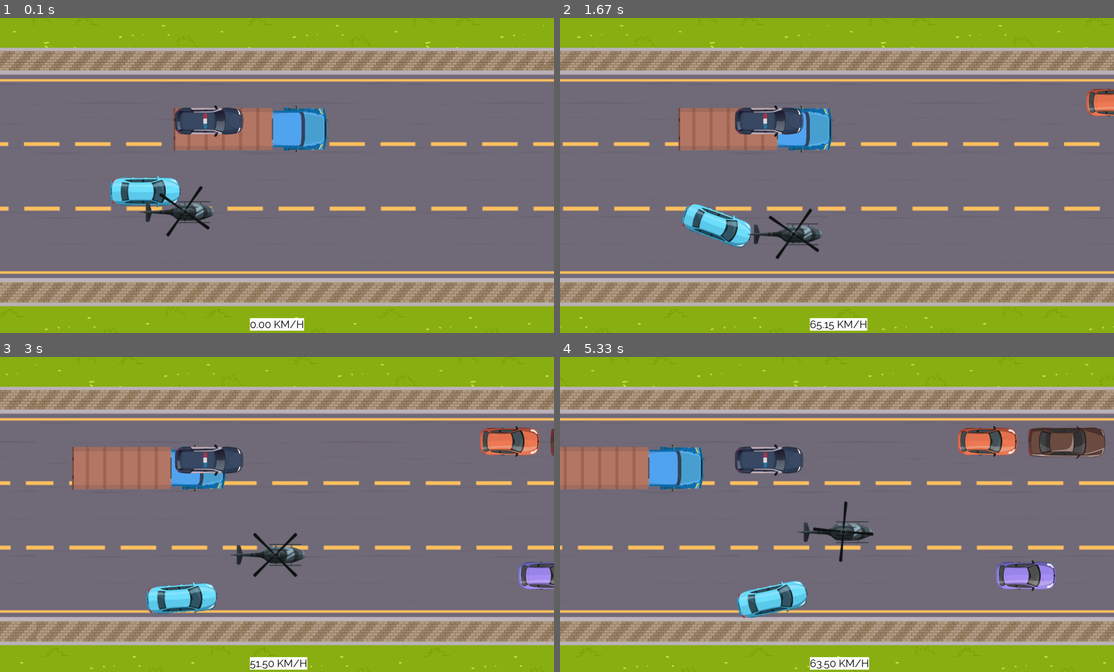
Above: before the commit, frames 1-4 (two rows, left to right).
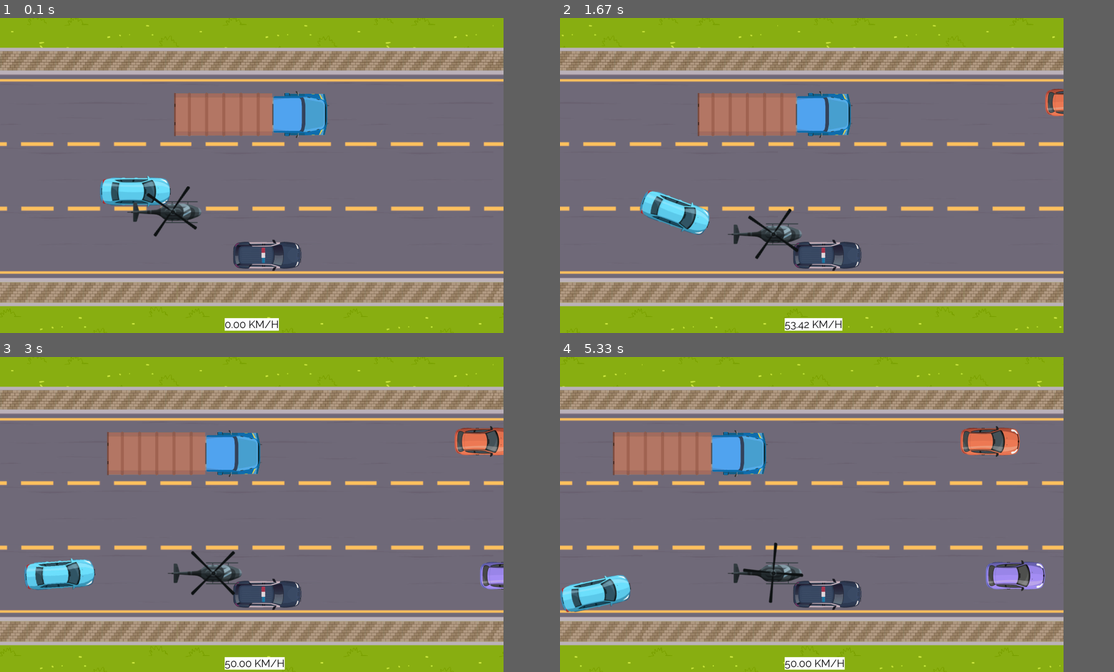
Above: after the commit, the same moments.

Repository: AdamJ77/highway-pygame
Game: pygame game, started from main_speeding.py
Same seed, same stepped clock (60 frames per second), same inputs: the game is played once before the commit and once after it.
Inputs:
- Up to frame 1 (0.1 s): no input
- Up to frame 2 (1.67 s): tap Q at 0.33 s; hold D 0.67-1.13 s; tap Space at 0.73, 1.03, 1.23, 1.57 s; hold W 1.17-1.47 s; hold D from 1.5 s (still down)
- Up to frame 3 (3 s): tap Space at 1.87, 2.07, 2.37, 2.63, 2.97 s; release D at 1.97 s; hold A 2-2.53 s; hold S 2.57-2.87 s; hold A from 2.9 s (still down)
- Up to frame 4 (5.33 s): tap Space at 3.27, 3.4, 3.8, 4.1, 4.47, 5.2 s; release A at 3.3 s; hold W 3.33-3.7 s; hold D 3.73-4.37 s; hold S 4.4-4.77 s; tap Q at 4.8 s; hold A from 5.13 s (still down)
In our replay, the window is 900x511 before the commit and 818x511 after it. These sizes can differ from the game's own. Grey fills any space a smaller window leaves; there, only what the larger window draws over its background counts as a difference.

The runs differ from the first frame. In frame 1, 15% of the frame differs, in the area x 0-100%, y 0-100%; in frame 2, 18%; in frame 3, 20%; in frame 4, 22%.

Commit message:
Minor game changes

Diff:
--- a/class_player.py
+++ b/class_player.py
@@ -20,18 +20,28 @@
         self.brakes_light = False
         self.brake_model = BRAKE_LIGHTS
         self.speed_x = SPEED_PLAYER
-        self.speed_y = self.speed_x * self.get_tan_abs(self.rotation)
+        self.speed_y = (self.speed_x + SCROLL_SPEED) * self.get_tan_abs(self.rotation)
 
     def get_rect(self):
-        """Create and return Rect object based on self attributes"""
+        """
+        Create and return Rect object based on self attributes
+        Upper rect (red)
+        """
         y_cord = self.y
+        if self.rotation > 0:
+            y_cord += 10
         if self.rotation < 0:
             y_cord = self.y + self.get_height() // 2 * self.get_tan_abs(self.rotation)
         return pg.Rect(self.x + PLAYER_WIDTH // 2, y_cord + 10, self.width // 2, self.height - 15)
 
+        # if self.rotation != 0:
+            # y_cord = self.y + self.get_sin(self.rotation) * self.get_height() // 2
+        # return pg.Rect(self.x + PLAYER_WIDTH // 2, y_cord, self.width // 2, self.height)
+
     def get_rect_2(self):
+        """ Second collision rectangle (blue)"""
         if self.rotation < 0:
-            rect = pg.Rect(self.x + 15 * self.get_tan_abs(self.rotation), self.y + 15 * self.get_tan_abs(self.rotation), PLAYER_WIDTH // 2, self.get_height() // 2)
+            rect = pg.Rect(self.x + 15 * self.get_tan_abs(self.rotation), self.y + 25 * self.get_tan_abs(self.rotation), PLAYER_WIDTH // 2, self.get_height() // 2)
         elif self.rotation > 0:
             rect = pg.Rect(self.x + 15 * self.get_tan_abs(self.rotation), self.y + self.get_height() // 2, PLAYER_WIDTH // 2, self.get_height() // 2 - 15 * self.get_tan_abs(self.rotation))
         else:
@@ -71,28 +81,33 @@
 
     def move_forward(self) -> None:
         """Move car forward depending on the car's rotation"""
-        if self.x + self.speed < WIDTH - PLAYER_WIDTH:
-            self.x += self.speed
-            if self.speed < self.max_speed:
-                self.speed += ACELERATION
+        # if self.get_real_speed() > MAX_SPEED_PLAYER:
+        #     # self.speed_y = MAX_SPEED_PLAYER - self.speed_x
+        #     pass
+        if self.x + self.speed_x < WIDTH - PLAYER_WIDTH:
+            self.x += self.speed_x
+            if self.speed_x < self.max_speed:
+                self.speed_x += ACELERATION
         self.move_sideways()
 
 
     def move_sideways(self) -> None:
         """Move sideways if there is rotation != 0"""
         tan_angle = self.get_tan_abs(self.rotation)
-        y_speed = (self.speed + SCROLL_SPEED) * tan_angle
-        self.y += y_speed if self.rotation <= 0 else -y_speed
+        # Limits max y speed while turning
+        self.speed_y = (self.speed_x + SCROLL_SPEED) * tan_angle if self.speed_y <= MAX_SPEED_PLAYER else MAX_SPEED_PLAYER
+        # y_speed = (self.speed_x + SCROLL_SPEED) * tan_angle
+        self.y += self.speed_y if self.rotation <= 0 else -self.speed_y
 
 
     def no_acceleration(self) -> None:
         """Speed down if no acceleration"""
-        if self.speed > SPEED_PLAYER + 1 and (new_x := self.x + self.speed) < WIDTH - PLAYER_WIDTH:
-            if self.speed - self.decelaration >= SPEED_PLAYER:
-                self.speed -= self.decelaration
+        if self.speed_x > SPEED_PLAYER + 1 and (new_x := self.x + self.speed_x) < WIDTH - PLAYER_WIDTH:
+            if self.speed_x - self.decelaration >= SPEED_PLAYER:
+                self.speed_x -= self.decelaration
                 self.x = new_x
         else:
-            self.speed = SPEED_PLAYER
+            self.speed_x = SPEED_PLAYER
             self.free_decelaration()
         self.move_sideways()
 
@@ -103,10 +118,10 @@
 
     def brake(self) -> None:
         """Massive speed down"""
-        if (new_speed:=self.speed - self.decelaration * 3) >= SPEED_PLAYER:
-                self.speed = new_speed
-                self.x += self.speed
-        elif not self.speed and (new_x:= self.x - BRAKE_DECEL) > 0:
+        if (new_speed:=self.speed_x - self.decelaration * 3) >= SPEED_PLAYER:
+                self.speed_x = new_speed
+                self.x += self.speed_x
+        elif not self.speed_x and (new_x:= self.x - BRAKE_DECEL) > 0:
                 self.x = new_x
         self.move_sideways()
         self.brakes_light = True
--- a/classes_other.py
+++ b/classes_other.py
@@ -94,6 +94,10 @@
         self.move_sideways()
 
     @staticmethod
+    def get_sin(angle) -> float:
+        return math.sin(math.radians(angle))
+
+    @staticmethod
     def get_tan_abs(angle) -> float:
         """Get tangens value of given angle"""
         return math.tan(math.radians(abs(angle)))
@@ -145,6 +149,8 @@
 class Truck(Car):
     def __init__(self) -> None:
         super().__init__()
+        self._x = 600
+        self._y = 250
         self.model = TRUCK_IMAGE
         self.width = TRUCK_WIDTH
         self.height = TRUCK_HEIGHT
@@ -166,6 +172,8 @@
 class Police(Car):
     def __init__(self) -> None:
         super().__init__()
+        self._x: float = 800
+        self._y : float= 760
         self.model = POLICE_CAR_IMAGE
         self.width = POLICE_CAR_WIDTH
         self.height = POLICE_CAR_HEIGHT
--- a/config.py
+++ b/config.py
@@ -3,7 +3,7 @@
 import pygame as pg
 
 # GAME
-WIDTH, HEIGHT = 1900, 1080
+WIDTH, HEIGHT = 1728, 1080
 WIN = pg.display.set_mode((WIDTH, HEIGHT))  # maybe add pg.FULLSCREEN ?
 DRIVING_AREA_SIZE = (HEIGHT//5 - 50, HEIGHT - 160)
 
@@ -18,7 +18,7 @@
 MAX_SPEED_PLAYER = 15
 ACELERATION = 0.15
 SPEED_CAR_SIDEWAYS = 5
-FRICTION_DECEL = 0.5     # decelaration caused by friction and no acceleration
+FRICTION_DECEL = 0.33     # deceleration caused by friction and no acceleration
 BRAKE_DECEL = 10
 
 ANGLE_ROTATE = 2
--- a/main_speeding.py
+++ b/main_speeding.py
@@ -1,7 +1,6 @@
-
 import math
 import random
-from typing import Optional, Union
+from typing import Optional, Union, Tuple, Any
 
 import numpy as np
 import pygame as pg
@@ -23,13 +22,13 @@
 
 # PLAYER HANDLING
 def input_player(
-    player: Player,
-    police_car: Police,
-    traffic_cars,
-    upper_b,
-    lower_b,
-    q_key: bool
-    ) -> None:
+        player: Player,
+        police_car: Police,
+        traffic_cars,
+        upper_b,
+        lower_b,
+        q_key: bool
+) -> bool:
     """
     Handle player's keyboard event
     """
@@ -63,30 +62,30 @@
 
 
 def draw_rect(
-    player: Player,
-    traffic_cars: np.array,
-    upper_b: pg.Rect,
-    lower_b: pg.Rect,
-    q_key: bool
-    ) -> None:
+        player: Player,
+        traffic_cars: np.array,
+        upper_b: pg.Rect,
+        lower_b: pg.Rect,
+        q_key: bool
+) -> None:
     """
     Draw pg.Rect objects of traffic cars & player
     """
     if not q_key:
-        AREA_SURFACE.fill(pg.Color(0,0,0,0))
+        AREA_SURFACE.fill(pg.Color(0, 0, 0, 0))
         return
 
-    AREA_SURFACE.fill(pg.Color(0,0,0,0))
+    AREA_SURFACE.fill(pg.Color(0, 0, 0, 0))
     for car in traffic_cars:
         car_rect = car.get_rect()
-        pg.draw.rect(AREA_SURFACE, (255,255,255), car_rect, 1)
+        pg.draw.rect(AREA_SURFACE, (255, 255, 255), car_rect, 1)
 
     rect_player = player.get_rect()
     rect_player_2 = player.get_rect_2()
     pg.draw.rect(AREA_SURFACE, (255, 0, 0), rect_player, 2)
     pg.draw.rect(AREA_SURFACE, (0, 0, 255), rect_player_2, 2)
-    pg.draw.rect(AREA_SURFACE, (127, 127, 127), upper_b, 1 )
-    pg.draw.rect(AREA_SURFACE, (127, 127, 127), lower_b, 1 )
+    pg.draw.rect(AREA_SURFACE, (127, 127, 127), upper_b, 1)
+    pg.draw.rect(AREA_SURFACE, (127, 127, 127), lower_b, 1)
 
 
 def show_moving_objects(array: np.array) -> np.array:
@@ -104,12 +103,12 @@
 
 # SCREEN UPDATING
 def update_screen(
-    player: Player,
-    traffic_cars: np.array,
-    police: Police,
-    chopper: Chopper,
-    clouds: np.array
-    ) -> None:
+        player: Player,
+        traffic_cars: np.array,
+        police: Police,
+        chopper: Chopper,
+        clouds: np.array
+) -> tuple[Any, Any]:
     """
     Updates screen images' positions.
     Mind the sequence of displaying not to overwrite any object
@@ -124,7 +123,7 @@
     WIN.blit(chopper.turbine_image, chopper.turbine_rect)
 
     clouds = show_moving_objects(clouds)
-    WIN.blit(AREA_SURFACE, (0,0))
+    WIN.blit(AREA_SURFACE, (0, 0))
 
     pg.display.update()
     return traffic_cars, clouds
@@ -132,23 +131,23 @@
 
 # TRAFFIC
 def check_location(
-    spawn_locations: list):
+        spawn_locations: list):
     """
     Check if randomly chosen location is still occupied by prev spawned car
     """
     location = random.choice(spawn_locations)
-    if prev_car:= location.car_occupying:
+    if prev_car := location.car_occupying:
         if prev_car.x + prev_car.width + 10 >= location.spawn_location[0]:
             return None
     return location
 
 
 def spawn_traffic(
-    prob_of_spawn: int,
-    density: int,
-    car_colors: dict,
-    traffic_cars: np.array,
-    spawn_locations: list) -> np.ndarray:
+        prob_of_spawn: int,
+        density: int,
+        car_colors: dict,
+        traffic_cars: np.array,
+        spawn_locations: list) -> np.ndarray:
     """
     Density parameter is max num of cars created
     """
@@ -167,9 +166,9 @@
 
 
 def spawn_clouds(
-    prob_of_spawn: int,
-    density: int,
-    clouds: np.ndarray[Cloud]) -> np.ndarray:
+        prob_of_spawn: int,
+        density: int,
+        clouds: np.ndarray[Cloud]) -> np.ndarray:
     """
     Spawn clouds
     """
@@ -200,7 +199,7 @@
 
     velocity_gui = VelocityGUI(WIN, 10)
 
-    #TODO game not definied yet
+    # TODO game not defined yet
     game1 = Game()
     player = Player()
     truck1 = Truck()
@@ -209,12 +208,10 @@
 
     upper_b, lower_b = create_boundaries()
     locations_objs = create_spawning_locations()
-    Car_Colors = create_color_cars_dict()
+    car_colors = create_color_cars_dict()
 
     scroll_speed_bg = 0
     scroll_speed_lamp = 0
-
-
 
     traffic_cars = np.array([], dtype=object)
     traffic_cars = np.append(traffic_cars, truck1)
@@ -260,11 +257,12 @@
 
         # TRAFFIC
         move_traffic(traffic_cars)
-        traffic_cars = spawn_traffic(PROBABILITY_OF_SPAWN, NUM_OF_TRAFFIC, Car_Colors, traffic_cars, locations_objs)
+        traffic_cars = spawn_traffic(PROBABILITY_OF_SPAWN, NUM_OF_TRAFFIC, car_colors, traffic_cars, locations_objs)
 
         # speed_y = player.speed * player.get_tan_abs(player.rotation)
-        velocity_gui.display_velocity(player.speed * 3 + 50)
-        # print(f"X speed={player.speed:.2f},\t Y speed=, {speed_y:.2f}, \t REAL speed={math.sqrt(player.speed ** 2 + speed_y ** 2):.2f} ,\t TAN value= {player.get_tan_abs(player.rotation):.2f}")
+        velocity_gui.display_velocity(player.speed_x * 3 + 50)
+        print(
+            f"X speed={player.speed_x:.2f},\t Y speed=, {player.speed_y:.2f}, \t REAL speed={math.sqrt(player.speed_x ** 2 + player.speed_y ** 2):.2f} ,\t TAN value= {player.get_tan_abs(player.rotation):.2f}")
         # print(player.y, player.get_height())
         # print(pg.font.get_fonts())
     pg.quit()
@@ -277,8 +275,6 @@
     # gui = GUI(WIN)
     # gui.velocity(10.2)
 
-
-
 #   def __getattr__(self, _attr):
 #         if hasattr(self.env, _attr):
 #             return getattr(self.env, _attr)
--- a/utils.py
+++ b/utils.py
@@ -1,7 +1,10 @@
 import random
+from typing import Tuple
 
 import numpy as np
 import pygame as pg
+from pygame import Rect
+from pygame.rect import RectType
 
 from classes_other import Car, Cloud, ColorCar, Location
 from config import (CAR_HEIGHT, CAR_IMAGE_GREEN, CAR_IMAGE_PURPLE,
@@ -56,7 +59,7 @@
     return loc1, loc2, loc3
 
 
-def create_boundaries() -> tuple[pg.Rect]:
+def create_boundaries() -> tuple[Rect | RectType, Rect | RectType]:
     upper = pg.Rect(0, 0, WIDTH, DRIVING_AREA_SIZE[0] + 25)
     lower = pg.Rect(0, DRIVING_AREA_SIZE[1] - 35, WIDTH, 100)
     return (upper, lower)
Binary file added: readme_assets/main.png
Binary file added: readme_assets/main2.png
Not shown, changed: .gitignore
